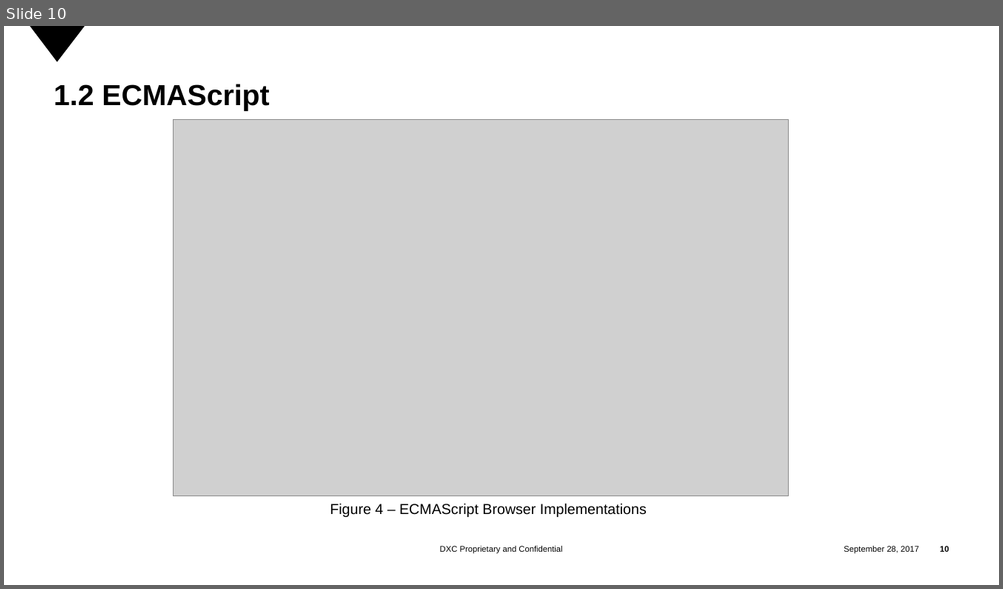
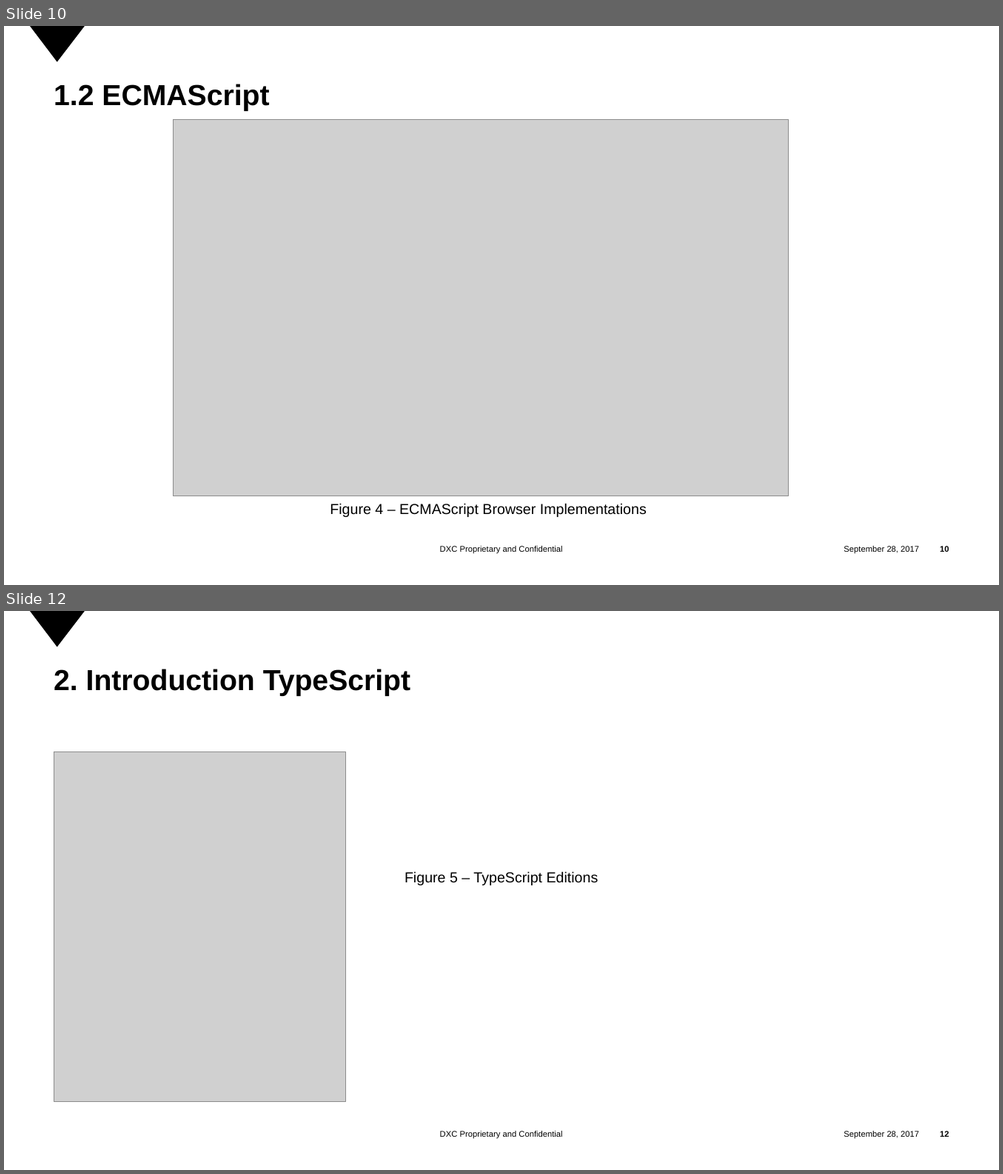
Before and after one commit to tranminhtrong/initial_bat_files, a slide deck: Introduction TypeScript.pptx. Shown one above the other, each under a label of ours: slide 10 before the commit, slides 10 and 12 after it; the slides between them are not shown. The pictures are 1003x589 and 1003x1174 pixels, drawn with LibreOffice and Linux fonts; fonts in the diff are those of the drawing; grey boxes stand for pictures; background and template pictures are left out. Boxes give left, top, right and bottom in pixels: in the first picture for what was removed or moved away, otherwise in the second. Text is boxed around its words. In the diff, an @@ line names an element or a change of style, - is before the commit and + after.

```diff
--- a/Introduction TypeScript.pptx
+++ b/Introduction TypeScript.pptx
@@ slide 12 added at (x1=4, y1=611, x2=999, y2=1170), background #FFFFFF; not listed: 4 template elements that a slide beside it also shows @@
@@ title added at (x1=54, y1=669, x2=410, y2=696), 28 pt, text #000000, bold @@
+2. Introduction TypeScript
@@ picture added at (x1=54, y1=752, x2=347, y2=1102) @@
@@ text added at (x1=404, y1=871, x2=598, y2=886), 14 pt, text #000000 @@
+Figure 5 – TypeScript Editions
```
Also in this commit, not shown: 1 slide changed, 22 other slides added, 1 slide removed, 1 other file.
